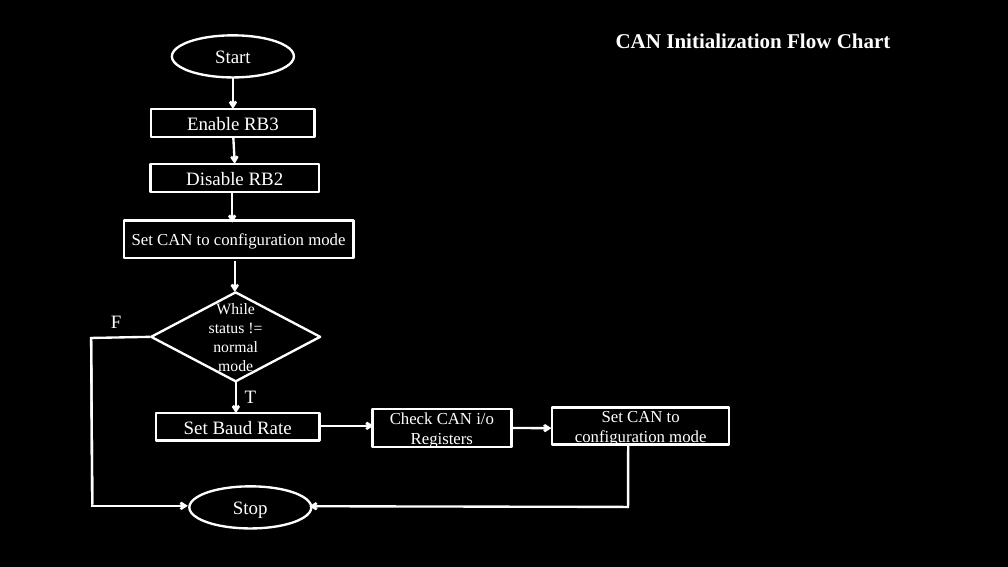
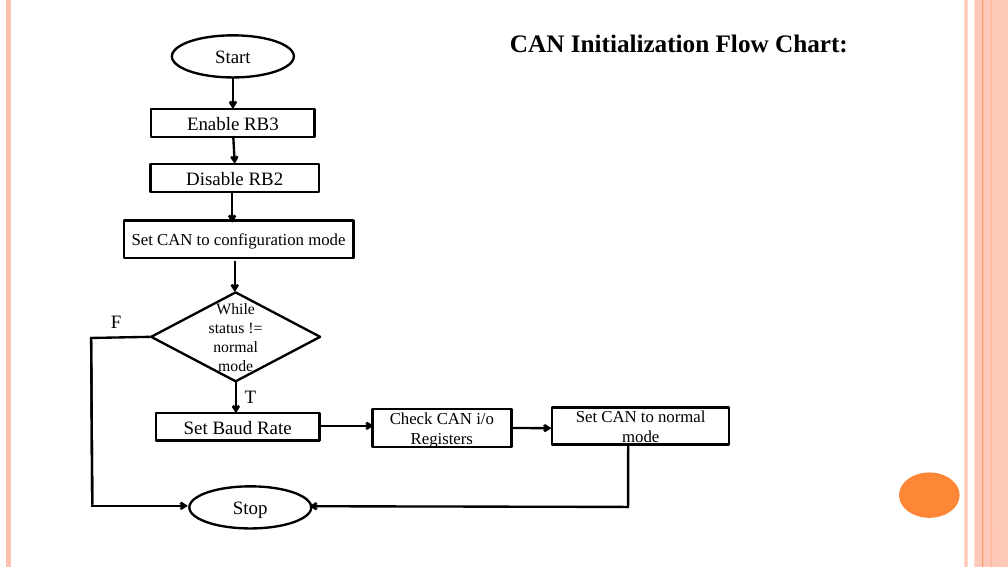
Before and after one commit to SKUP-BATCH4/TEAM-5-IC, a slide deck: slide 9 of INSTRUMENTAL CLUSTER.pptx. Drawn at 1008x567 pixels with LibreOffice and Linux fonts; fonts in the diff are those of the drawing; background and template pictures are left out. Boxes give left, top, right and bottom in pixels: in the first picture for what was removed or moved away, otherwise in the second. Text is boxed around its words. In the diff, an @@ line names an element or a change of style, - is before the commit and + after.

```diff
--- a/INSTRUMENTAL CLUSTER.pptx
+++ b/INSTRUMENTAL CLUSTER.pptx
@@ background picture (left out) to #FFFFFF @@
@@ line added from (8, 0) to (8, 567), #FEC3AE 4.5 pt @@
@@ line added from (966, 0) to (966, 567), #FEC3AE 3 pt @@
@@ rectangle added at (975,0,1008,567), fill #FEC3AE at 87% opacity @@
@@ line added from (983, 0) to (983, 567), #FE8637 0.75 pt @@
@@ line added from (991, 0) to (991, 567), #FE8637 1.5 pt @@
@@ text at (510,34,848,53): text changed; size 20 to 24 pt; text colour #FFFFFF to #000000 @@
-CAN Initialization Flow Chart
+CAN Initialization Flow Chart:
@@ arrow (233, 77) - (233, 109): stroke #FFFFFF 2.25 pt to #000000 2.25 pt @@
@@ arrow (234, 137) - (235, 164): stroke #FFFFFF 2.25 pt to #000000 2.25 pt @@
@@ arrow (232, 191) - (232, 223): stroke #FFFFFF 2.25 pt to #000000 2.25 pt @@
@@ arrow (235, 261) - (235, 292): stroke #FFFFFF 2.25 pt to #000000 2.25 pt @@
@@ text "F" at (111,315,122,328): text colour #FFFFFF to #000000 @@
@@ line (92, 505) - (91, 337): stroke #FFFFFF 2.25 pt to #000000 2.25 pt @@
@@ line (91, 338) - (150, 337): stroke #FFFFFF 2.25 pt to #000000 2.25 pt @@
@@ line (92, 505) - (91, 341): stroke #FFFFFF 2.25 pt to #000000 2.25 pt @@
@@ arrow (236, 382) - (236, 414): stroke #FFFFFF 2.25 pt to #000000 2.25 pt @@
@@ text "T" at (245,390,257,403): text colour #FFFFFF to #000000 @@
@@ text colour #FFFFFF to #000000; outline #FFFFFF 2.25 pt to #000000 2.25 pt in 8 elements at (189,486,311,529), (172,36,293,78), (151,109,315,137), (150,164,319,193), (124,221,354,259), (151,293,321,382), (156,413,319,441), (373,409,512,447) @@
@@ rectangle "Set CAN to normal mode" at (552,408,729,445): outline #FFFFFF 2.25 pt to #000000 2.25 pt @@
@@ text in rectangle at (576,410,705,447): text changed; text colour #FFFFFF to #000000 @@
-Set CAN to configuration mode
+Set CAN to normal mode
@@ arrow (319, 426) - (374, 426): stroke #FFFFFF 2.25 pt to #000000 2.25 pt @@
@@ arrow (511, 428) - (551, 428): stroke #FFFFFF 2.25 pt to #000000 2.25 pt @@
@@ line (628, 508) - (628, 444): stroke #FFFFFF 2.25 pt to #000000 2.25 pt @@
@@ ellipse added at (899,473,960,518), fill #FE8637 @@
@@ arrow (91, 506) - (188, 506): stroke #FFFFFF 2.25 pt to #000000 2.25 pt @@
@@ arrow (628, 507) - (309, 507): stroke #FFFFFF 2.25 pt to #000000 2.25 pt @@
```
Also in this commit, not shown: 10 other slides changed, 6 slides added, 2 slides removed.
